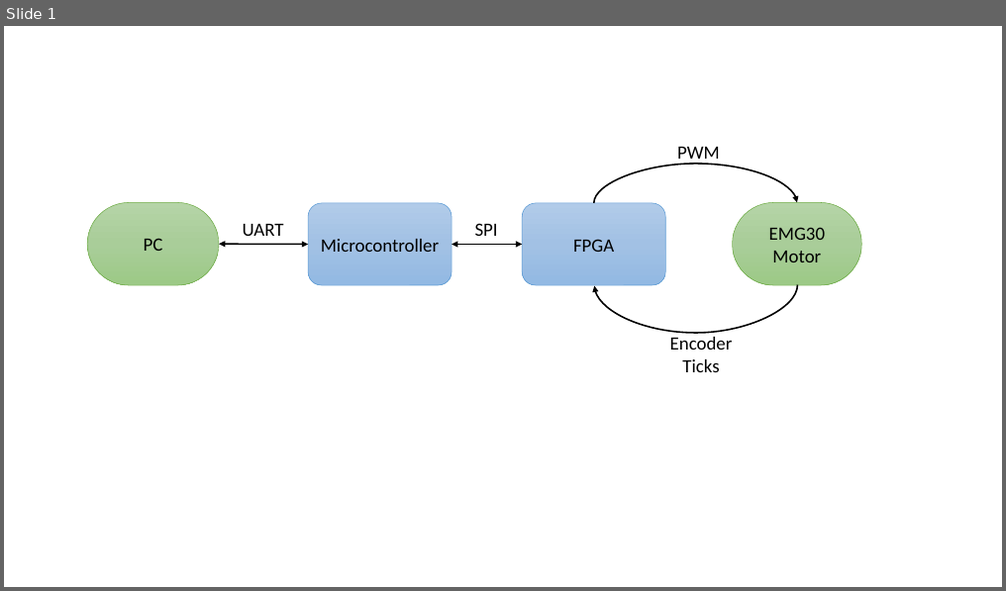
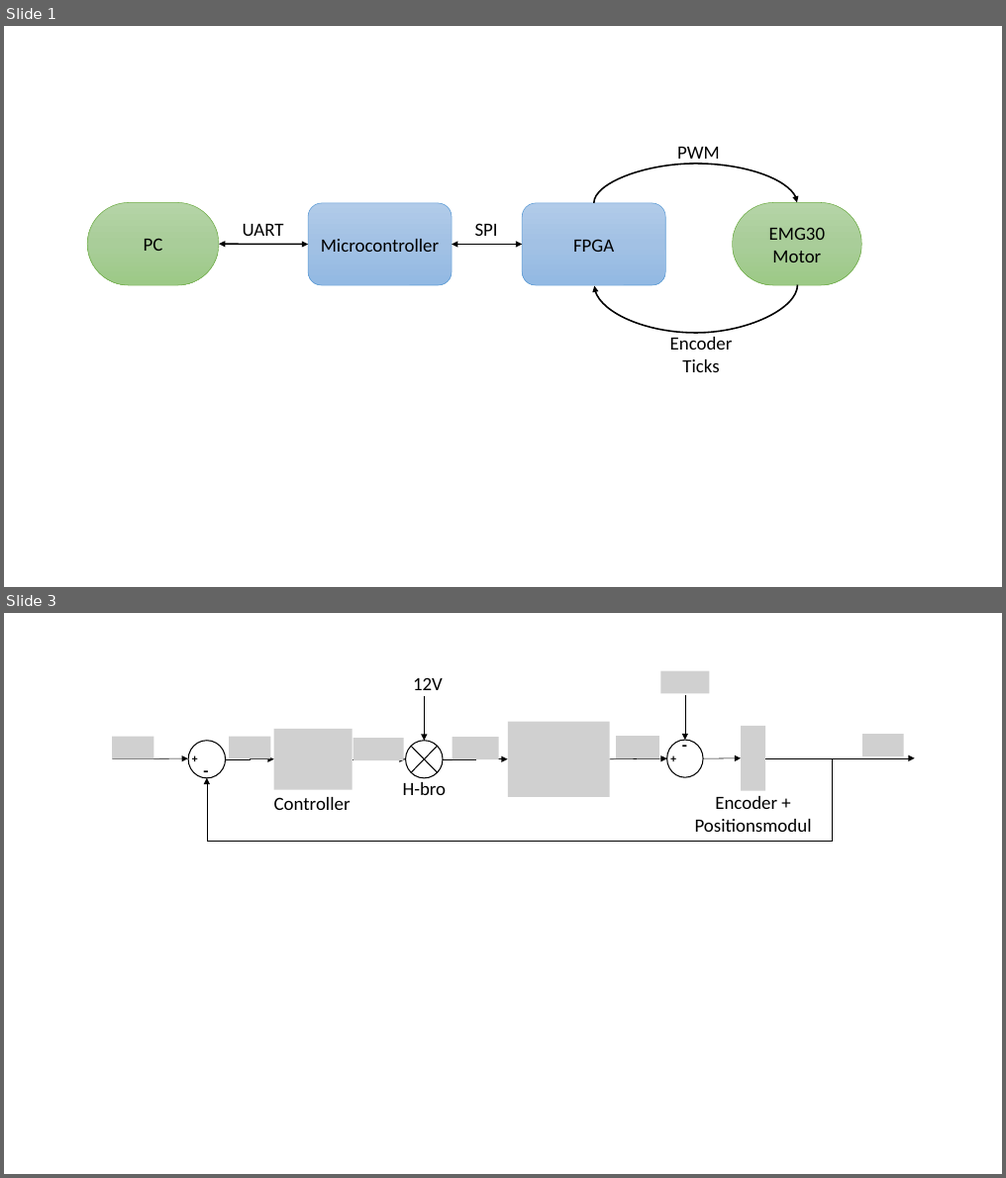
Before and after one commit to ninkaninus/4.SemesterProject, a slide deck: Documents/Rapport/Figurer/Figurer.pptx. Shown one above the other, each under a label of ours: slide 1 before the commit, slides 1 and 3 after it; the slides between them are not shown. The pictures are 1006x591 and 1006x1178 pixels, drawn with LibreOffice and Linux fonts; fonts in the diff are those of the drawing; grey boxes stand for pictures. Boxes give left, top, right and bottom in pixels: in the first picture for what was removed or moved away, otherwise in the second. Text is boxed around its words. In the diff, an @@ line names an element or a change of style, - is before the commit and + after.

```diff
--- a/Documents/Rapport/Figurer/Figurer.pptx
+++ b/Documents/Rapport/Figurer/Figurer.pptx
@@ slide 3 added at box(4, 613, 1002, 1174), background #FFFFFF @@
@@ picture added at box(660, 671, 709, 694) @@
@@ text added at box(413, 677, 443, 690), 18 pt, text #000000 @@
+12V
@@ elbow arrow added from (424, 696) to (424, 741), #000000 0.5 pt @@
@@ elbow arrow added from (685, 695) to (685, 740), #000000 0.5 pt @@
@@ picture added at box(274, 729, 352, 790) @@
@@ picture added at box(508, 722, 610, 797) @@
@@ text added at box(675, 731, 690, 759), 16 pt, text #000000, bold @@
+-
@@ picture added at box(741, 726, 765, 791) @@
@@ picture added at box(112, 737, 153, 759) @@
@@ arrow added from (113, 759) to (188, 759), #000000 0.5 pt @@
@@ text added at box(184, 748, 199, 769), 11 pt, text #000000, bold @@
++
@@ ellipse added at box(188, 741, 226, 777), fill #FFFFFF, outline #000000 1 pt @@
@@ text added at box(196, 757, 211, 784), 16 pt, text #000000, bold @@
+-
@@ elbow arrow added from (833, 759) to (207, 778), #000000 0.5 pt @@
@@ elbow arrow added from (226, 759) to (274, 759), #000000 0.5 pt @@
@@ picture added at box(229, 737, 270, 759) @@
@@ elbow arrow added from (352, 759) to (405, 759), #000000 0.5 pt @@
@@ picture added at box(352, 738, 404, 761) @@
@@ flow chart summing junction added at box(405, 741, 443, 777), fill #FFFFFF, outline #000000 1 pt @@
@@ elbow arrow added from (443, 759) to (508, 759), #000000 0.5 pt @@
@@ picture added at box(452, 738, 499, 760) @@
@@ arrow added from (610, 759) to (667, 759), #000000 0.5 pt @@
@@ picture added at box(617, 736, 659, 759) @@
@@ text added at box(663, 748, 678, 769), 11 pt, text #000000, bold @@
++
@@ ellipse added at box(667, 740, 703, 777), fill #FFFFFF, outline #000000 1 pt @@
@@ arrow added from (703, 759) to (741, 759), #000000 0.5 pt @@
@@ arrow added from (765, 759) to (915, 759), #000000 0.5 pt @@
@@ picture added at box(862, 734, 904, 756) @@
@@ text added at box(403, 782, 447, 795), 18 pt, text #000000 @@
+H-bro
@@ text added at box(274, 797, 350, 810), 18 pt, text #000000 @@
+Controller
@@ text added at box(695, 796, 812, 832), 18 pt, text #000000 @@
+Encoder + Positionsmodul
```
Also in this commit, not shown: 1 slide changed, 5 other files.
